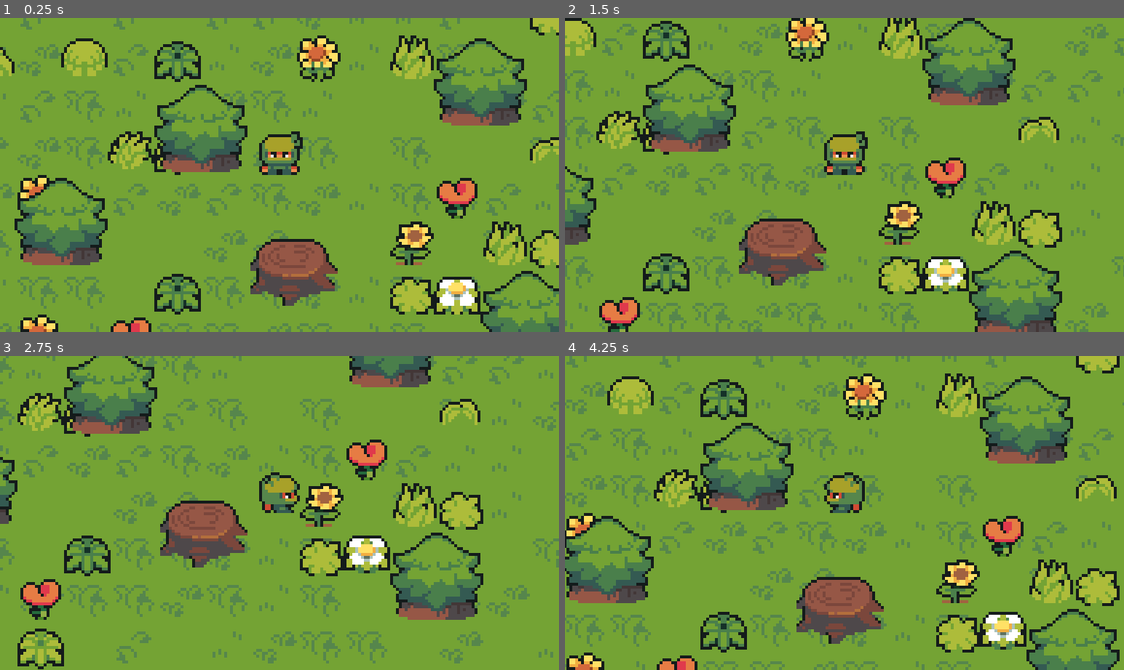
Above: before the commit, frames 1-4 (two rows, left to right).
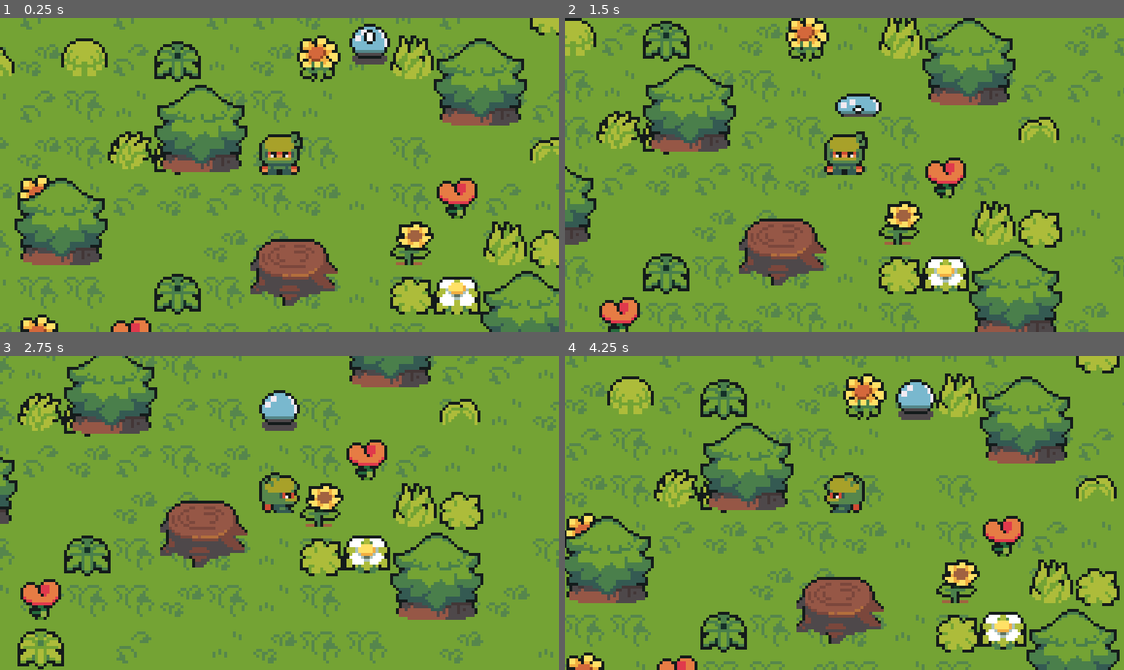
Above: after the commit, the same moments.

Repository: zar67/GodotTutorial
Game: Godot game, scene res://scenes/world/world.tscn
Two runs of this game, one before a commit and one after it. Both use one fixed random seed, a clock stepped at 60 frames per second and the inputs below.
Inputs:
- Up to frame 1 (0.25 s): no input
- Up to frame 2 (1.5 s): hold Right (ui_right) 0.53-1.28 s; hold Down (ui_down) from 1.28 s (still down)
- Up to frame 3 (2.75 s): release Down (ui_down) at 2.03 s; hold Right (ui_right) from 2.03 s (still down)
- Up to frame 4 (4.25 s): release Right (ui_right) at 2.78 s; hold Up (ui_up) 2.78-3.53 s; hold Left (ui_left) from 3.53 s (still down)

The runs differ from the first frame. In frame 1, 0.8% of the frame differs, in the area x 62-70%, y 1-15%; in frame 2, 0.5%; in frame 3, 0.8%; in frame 4, 0.8%.

Commit message:
Adding Slime

Diff:
--- /dev/null
+++ b/scenes/entitys/SlimeController.gd
@@ -0,0 +1,39 @@
+extends CharacterBody2D
+
+@export var speed = 20
+@export var limit = 0.5
+
+@onready var animations = $AnimatedSprite2D
+
+var startPosition
+var endPosition
+
+func _ready():
+	startPosition = position
+	endPosition = startPosition + Vector2(0, 3*16)
+
+func ChangeDirection():
+	var tempEnd = endPosition
+	endPosition = startPosition
+	startPosition = tempEnd
+
+func UpdateVelocity():
+	var moveDirection = endPosition - position
+
+	if moveDirection.length() < limit:
+		ChangeDirection()
+
+	velocity = moveDirection.normalized() * speed
+
+func UpdateAnimation():
+	var animationString = "walk_up"
+
+	if velocity.y > 0:
+		animationString = "walk_down"
+
+	animations.play(animationString)
+
+func _physics_process(delta):
+	UpdateVelocity()
+	move_and_slide()
+	UpdateAnimation()
--- /dev/null
+++ b/scenes/entitys/slime.tscn
@@ -0,0 +1,146 @@
+[gd_scene load_steps=19 format=3 uid="uid://d3fjiud86ng2f"]
+
+[ext_resource type="Texture2D" uid="uid://b060yih2iahpe" path="res://assets/slime.png" id="1_u1udo"]
+
+[sub_resource type="AtlasTexture" id="AtlasTexture_thxf3"]
+atlas = ExtResource("1_u1udo")
+region = Rect2(0, 0, 16, 16)
+
+[sub_resource type="AtlasTexture" id="AtlasTexture_pkiwd"]
+atlas = ExtResource("1_u1udo")
+region = Rect2(0, 16, 16, 16)
+
+[sub_resource type="AtlasTexture" id="AtlasTexture_07oy3"]
+atlas = ExtResource("1_u1udo")
+region = Rect2(0, 32, 16, 16)
+
+[sub_resource type="AtlasTexture" id="AtlasTexture_xku1d"]
+atlas = ExtResource("1_u1udo")
+region = Rect2(0, 48, 16, 16)
+
+[sub_resource type="AtlasTexture" id="AtlasTexture_x7kjn"]
+atlas = ExtResource("1_u1udo")
+region = Rect2(32, 0, 16, 16)
+
+[sub_resource type="AtlasTexture" id="AtlasTexture_baso2"]
+atlas = ExtResource("1_u1udo")
+region = Rect2(32, 16, 16, 16)
+
+[sub_resource type="AtlasTexture" id="AtlasTexture_lepep"]
+atlas = ExtResource("1_u1udo")
+region = Rect2(32, 32, 16, 16)
+
+[sub_resource type="AtlasTexture" id="AtlasTexture_vpovx"]
+atlas = ExtResource("1_u1udo")
+region = Rect2(32, 48, 16, 16)
+
+[sub_resource type="AtlasTexture" id="AtlasTexture_ea6pw"]
+atlas = ExtResource("1_u1udo")
+region = Rect2(48, 0, 16, 16)
+
+[sub_resource type="AtlasTexture" id="AtlasTexture_1pi8n"]
+atlas = ExtResource("1_u1udo")
+region = Rect2(48, 16, 16, 16)
+
+[sub_resource type="AtlasTexture" id="AtlasTexture_6fdoe"]
+atlas = ExtResource("1_u1udo")
+region = Rect2(48, 32, 16, 16)
+
+[sub_resource type="AtlasTexture" id="AtlasTexture_drhb2"]
+atlas = ExtResource("1_u1udo")
+region = Rect2(48, 48, 16, 16)
+
+[sub_resource type="AtlasTexture" id="AtlasTexture_whim4"]
+atlas = ExtResource("1_u1udo")
+region = Rect2(16, 0, 16, 16)
+
+[sub_resource type="AtlasTexture" id="AtlasTexture_1xodl"]
+atlas = ExtResource("1_u1udo")
+region = Rect2(16, 16, 16, 16)
+
+[sub_resource type="AtlasTexture" id="AtlasTexture_j52uc"]
+atlas = ExtResource("1_u1udo")
+region = Rect2(16, 32, 16, 16)
+
+[sub_resource type="AtlasTexture" id="AtlasTexture_c4deu"]
+atlas = ExtResource("1_u1udo")
+region = Rect2(16, 48, 16, 16)
+
+[sub_resource type="SpriteFrames" id="SpriteFrames_jtem6"]
+animations = [{
+"frames": [{
+"duration": 1.0,
+"texture": SubResource("AtlasTexture_thxf3")
+}, {
+"duration": 1.0,
+"texture": SubResource("AtlasTexture_pkiwd")
+}, {
+"duration": 1.0,
+"texture": SubResource("AtlasTexture_07oy3")
+}, {
+"duration": 1.0,
+"texture": SubResource("AtlasTexture_xku1d")
+}],
+"loop": true,
+"name": &"walk_down",
+"speed": 5.0
+}, {
+"frames": [{
+"duration": 1.0,
+"texture": SubResource("AtlasTexture_x7kjn")
+}, {
+"duration": 1.0,
+"texture": SubResource("AtlasTexture_baso2")
+}, {
+"duration": 1.0,
+"texture": SubResource("AtlasTexture_lepep")
+}, {
+"duration": 1.0,
+"texture": SubResource("AtlasTexture_vpovx")
+}],
+"loop": true,
+"name": &"walk_left",
+"speed": 5.0
+}, {
+"frames": [{
+"duration": 1.0,
+"texture": SubResource("AtlasTexture_ea6pw")
+}, {
+"duration": 1.0,
+"texture": SubResource("AtlasTexture_1pi8n")
+}, {
+"duration": 1.0,
+"texture": SubResource("AtlasTexture_6fdoe")
+}, {
+"duration": 1.0,
+"texture": SubResource("AtlasTexture_drhb2")
+}],
+"loop": true,
+"name": &"walk_right",
+"speed": 5.0
+}, {
+"frames": [{
+"duration": 1.0,
+"texture": SubResource("AtlasTexture_whim4")
+}, {
+"duration": 1.0,
+"texture": SubResource("AtlasTexture_1xodl")
+}, {
+"duration": 1.0,
+"texture": SubResource("AtlasTexture_j52uc")
+}, {
+"duration": 1.0,
+"texture": SubResource("AtlasTexture_c4deu")
+}],
+"loop": true,
+"name": &"walk_up",
+"speed": 5.0
+}]
+
+[node name="Slime" type="CharacterBody2D"]
+
+[node name="AnimatedSprite2D" type="AnimatedSprite2D" parent="."]
+sprite_frames = SubResource("SpriteFrames_jtem6")
+animation = &"walk_up"
+frame_progress = 0.839281
+offset = Vector2(0, -7)
--- a/scenes/world/world.tscn
+++ b/scenes/world/world.tscn
@@ -1,10 +1,12 @@
-[gd_scene load_steps=10 format=3 uid="uid://44khcbk6jbxk"]
+[gd_scene load_steps=12 format=3 uid="uid://44khcbk6jbxk"]
 
 [ext_resource type="PackedScene" uid="uid://dmrcglmfl0km7" path="res://player/player.tscn" id="1_6iqew"]
 [ext_resource type="Texture2D" uid="uid://bsjpr68hmrd5m" path="res://assets/world/tiles_floor.png" id="2_4rhnc"]
 [ext_resource type="Texture2D" uid="uid://c1rqumclv0kmn" path="res://assets/world/animated_flower.png" id="3_vhu4n"]
 [ext_resource type="Texture2D" uid="uid://bo1r561nyiu6m" path="res://assets/world/tiles_nature.png" id="4_oo0ub"]
 [ext_resource type="Script" path="res://scenes/world/FollowCam.gd" id="5_8p8j4"]
+[ext_resource type="PackedScene" uid="uid://d3fjiud86ng2f" path="res://scenes/entitys/slime.tscn" id="6_a3pig"]
+[ext_resource type="Script" path="res://scenes/entitys/SlimeController.gd" id="7_rgtun"]
 
 [sub_resource type="TileSetAtlasSource" id="TileSetAtlasSource_gm2sm"]
 texture = ExtResource("2_4rhnc")
@@ -2827,3 +2829,9 @@
 limit_bottom = 416
 script = ExtResource("5_8p8j4")
 tilemap = NodePath("../../TileMap")
+
+[node name="Slime" parent="." instance=ExtResource("6_a3pig")]
+z_index = 1
+y_sort_enabled = true
+position = Vector2(122, 5)
+script = ExtResource("7_rgtun")
Binary file added: assets/slime.png
Not shown, added: assets/slime.png.import
